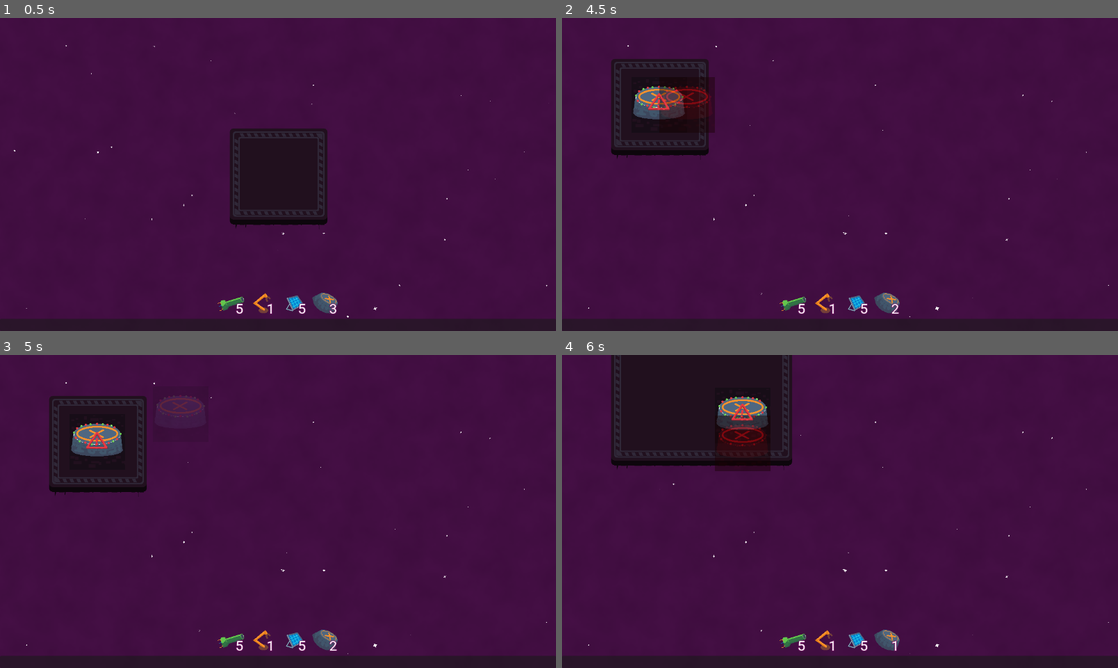
Above: before the commit, frames 1-4 (two rows, left to right).
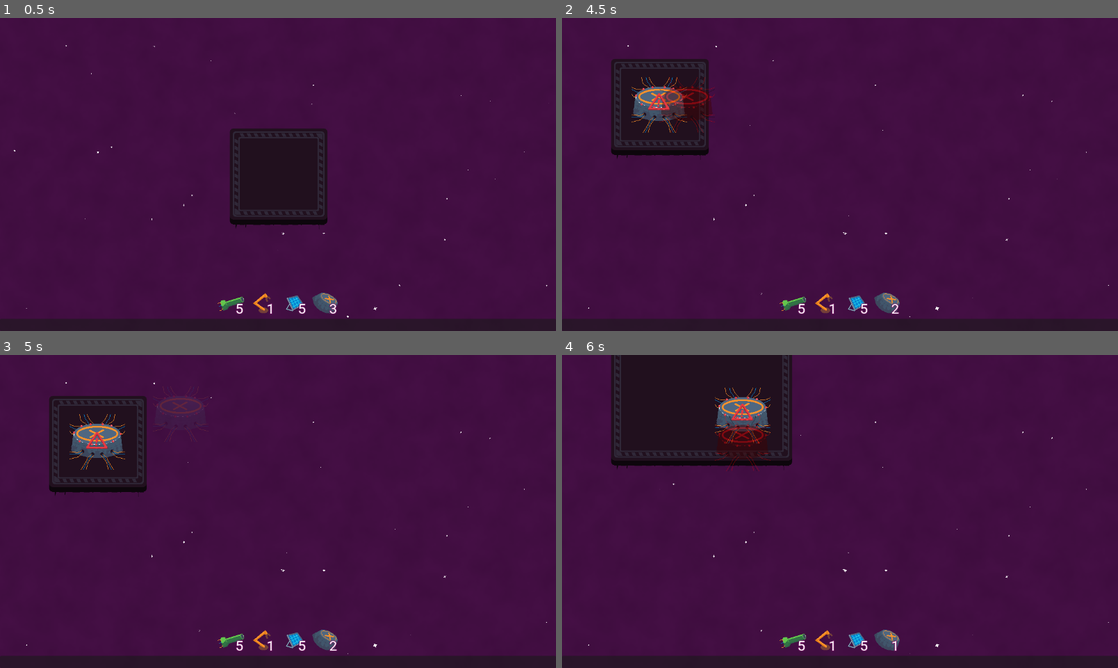
Above: after the commit, the same moments.

Repository: EdShel/StellarConstructor
Game: Godot game, scene res://objects/game.tscn
The game is run twice, just before and just after one commit, with the same random seed, the same clock (stepped at 60 frames per second) and the same inputs.
Inputs (mouse positions are in pixels of both pictures, inside the frame that each line leads up to):
- Up to frame 1 (0.5 s): no input
- Up to frame 2 (4.5 s): tap Enter at 0.5, 2 s; drag from (795, 302) to (895, 105) at 0.52 s; tap Space at 1.25, 3.5 s; drag from (823, 302) to (840, 174) at 1.27 s; move the mouse to (856, 302) at 2.02 s; hold D (right) 2.03-2.75 s; click (856, 302) at 2.17 s; drag from (884, 302) to (595, 146) at 2.77 s; move the mouse to (1006, 221) at 3.52 s; hold A (left) 3.53-4.25 s; drag from (673, 127) to (756, 96) at 4.27 s
- Up to frame 3 (5 s): no input
- Up to frame 4 (6 s): tap Enter at 5 s; move the mouse to (662, 442) at 5.02 s; hold S (down) 5.03-5.75 s; click (662, 442) at 5.17 s; tap Space at 5.75 s; drag from (756, 433) to (728, 527) at 5.77 s

Frame 1 is identical in both runs. In frame 2, 0.6% of the frame differs, in the area x 12-28%, y 18-37%; in frame 3, 0.3%; in frame 4, 0.7%, in the area x 27-38%, y 10-38%.

Commit message:
Fix piston init scale

Diff:
--- a/objects/builds/piston.tscn
+++ b/objects/builds/piston.tscn
@@ -81,7 +81,6 @@
 
 [node name="Sprite2D" type="Sprite2D" parent="."]
 unique_name_in_owner = true
-scale = Vector2(0.739986, 1)
 texture = ExtResource("3_un1db")
 
 [node name="BuildCollider" parent="." instance=ExtResource("2_egx0n")]
--- a/objects/utilities/camera_controller.gd
+++ b/objects/utilities/camera_controller.gd
@@ -8,7 +8,7 @@
 
 var move_speed: float = 800
 
-var zoom_levels: Array[float] = [0.25, 0.5, 0.75, 1, 2, 3]
+var zoom_levels: Array[float] = [0.25, 0.5, 0.75, 1, 1.5, 2, 2.5, 3]
 var zoom_level_index = 3
 
 func _unhandled_input(event: InputEvent) -> void:
Binary file changed: sprites/builds.png
